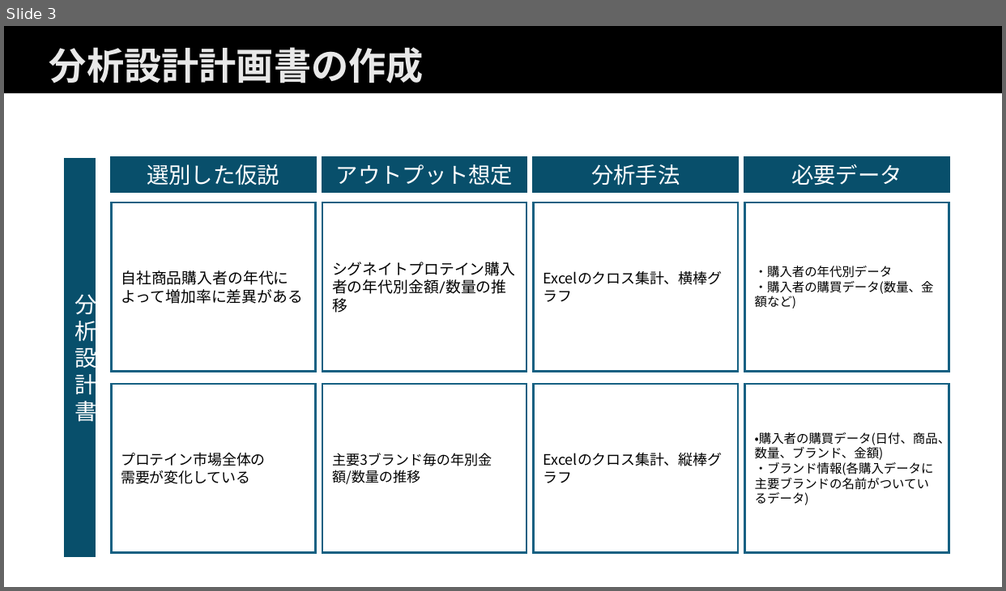
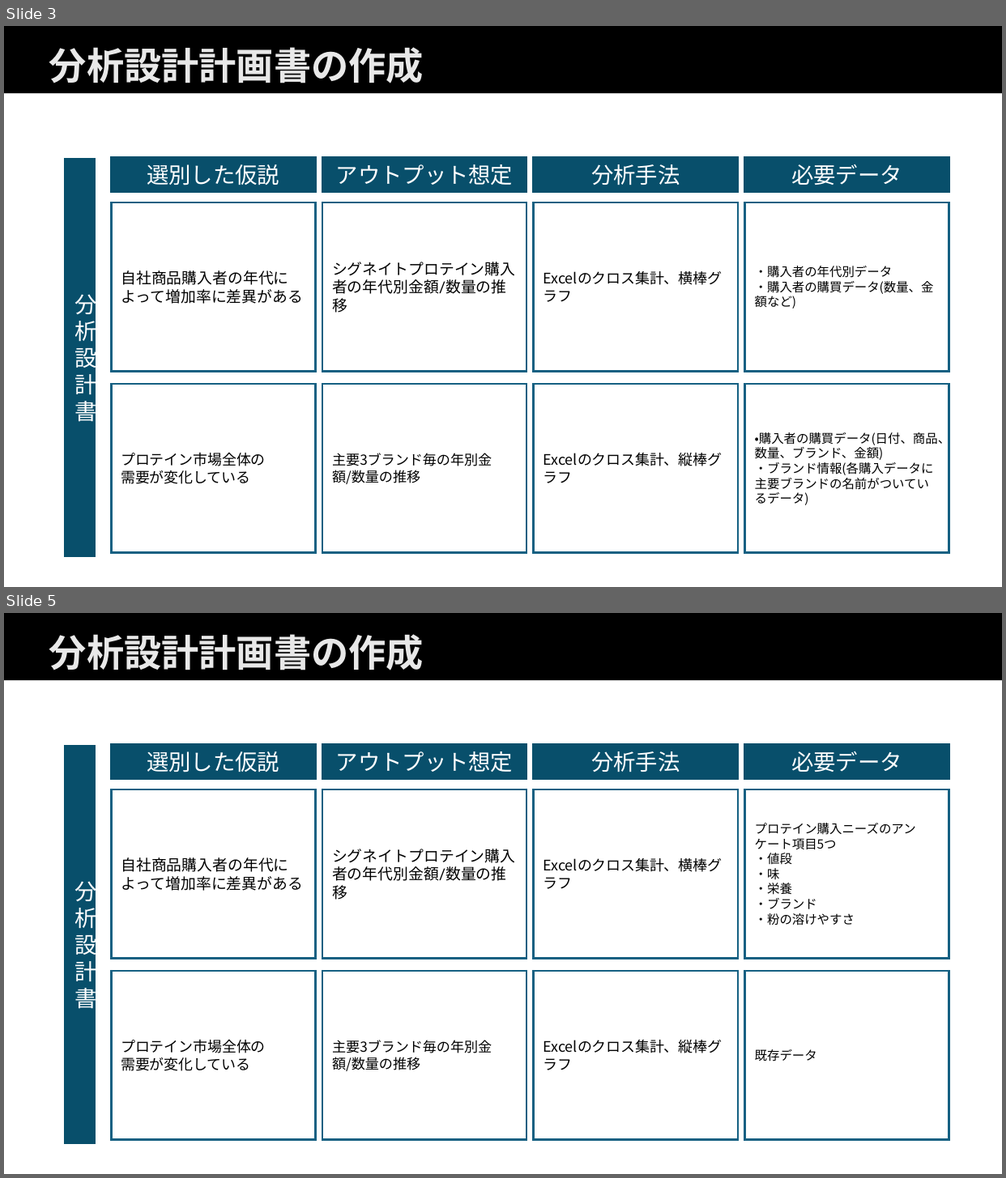
Before and after one commit to T-miyo/test, a slide deck: 演習シート.pptx. Shown one above the other, each under a label of ours: slide 3 before the commit, slides 3 and 5 after it; the slides between them are not shown. The pictures are 1006x591 and 1006x1178 pixels, drawn with LibreOffice and Linux fonts; fonts in the diff are those of the drawing. Boxes give left, top, right and bottom in pixels: in the first picture for what was removed or moved away, otherwise in the second. Text is boxed around its words. In the diff, an @@ line names an element or a change of style, - is before the commit and + after.

```diff
--- a/演習シート.pptx
+++ b/演習シート.pptx
@@ slide 5 added at box(4, 613, 1002, 1174), background #FFFFFF; not listed: 1 template element that a slide beside it also shows @@
@@ title added at box(49, 634, 424, 671), 27 pt, text #E8E8E8, bold @@
+分析設計計画書の作成
@@ rectangle added at box(65, 747, 95, 1143), fill #084F6A, outline #084F6A 1.5 pt, 16 pt, text #FFFFFF @@
+分析設計書
@@ rectangle added at box(111, 745, 315, 779), fill #084F6A, outline #084F6A 1.5 pt, 16 pt, text #FFFFFF @@
+選別した仮説
@@ rectangle added at box(322, 745, 527, 779), fill #084F6A, outline #084F6A 1.5 pt, 16 pt, text #FFFFFF @@
+アウトプット想定
@@ rectangle added at box(534, 745, 739, 779), fill #084F6A, outline #084F6A 1.5 pt, 16 pt, text #FFFFFF @@
+分析手法
@@ rectangle added at box(744, 745, 949, 779), fill #084F6A, outline #084F6A 1.5 pt, 16 pt, text #FFFFFF @@
+必要データ
@@ rectangle added at box(111, 790, 315, 958), fill #FFFFFF, outline #156082 1.5 pt, 11 pt, text #000000 @@
+自社商品購入者の年代に
+よって増加率に差異がある
@@ rectangle added at box(322, 790, 527, 958), fill #FFFFFF, outline #156082 1.5 pt, 11 pt, text #000000 @@
+シグネイトプロテイン購入者の年代別金額/数量の推移
@@ rectangle added at box(534, 790, 739, 958), fill #FFFFFF, outline #156082 1.5 pt, 10.5 pt, text #000000 @@
+Excelのクロス集計、横棒グラフ
@@ rectangle added at box(744, 790, 949, 958), fill #FFFFFF, outline #156082 1.5 pt, 9 pt, text #000000 @@
+プロテイン購入ニーズのアンケート項目5つ
+・値段
+・味
+・栄養
+・ブランド
+・粉の溶けやすさ
@@ rectangle added at box(111, 971, 315, 1139), fill #FFFFFF, outline #156082 1.5 pt, 10.5 pt, text #000000 @@
+プロテイン市場全体の
+需要が変化している
@@ rectangle added at box(322, 971, 527, 1139), fill #FFFFFF, outline #156082 1.5 pt, 10 pt, text #000000 @@
+主要3ブランド毎の年別金額/数量の推移
@@ rectangle added at box(534, 971, 739, 1139), fill #FFFFFF, outline #156082 1.5 pt, 10.5 pt, text #000000 @@
+Excelのクロス集計、縦棒グラフ
@@ rectangle added at box(744, 971, 949, 1139), fill #FFFFFF, outline #156082 1.5 pt, 9 pt, text #000000 @@
+既存データ
```
Also in this commit, not shown: 2 slides changed.
